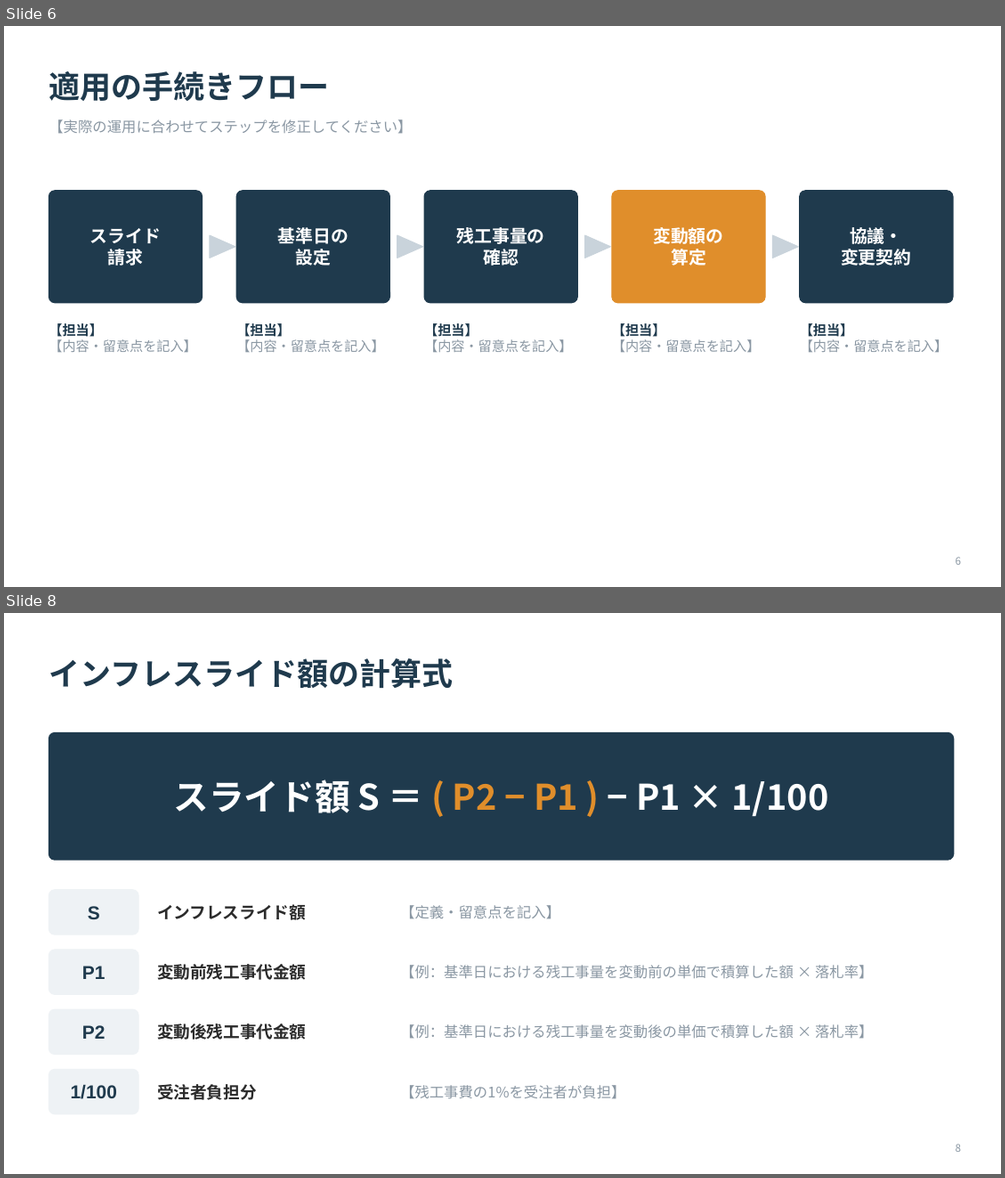
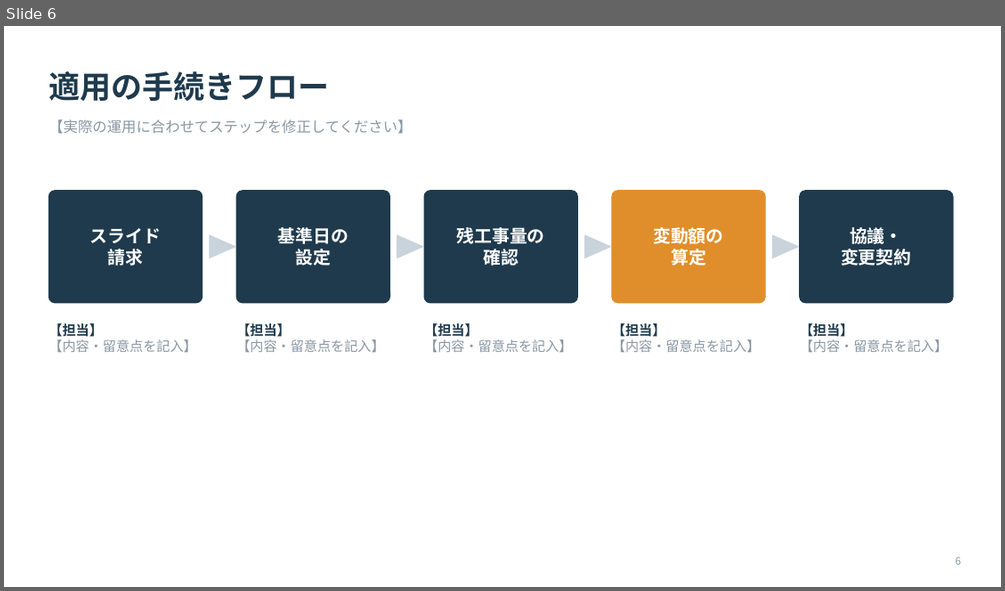
Before and after one commit to maedaatsushi5908-design/work, a slide deck: presentations/inflation_slide_template.pptx. Shown one above the other, each under a label of ours: slides 6 and 8 before the commit, slide 6 after it; the slides between them are not shown. The pictures are 1005x1178 and 1005x591 pixels, drawn with LibreOffice and Linux fonts; fonts in the diff are those of the drawing. Boxes give left, top, right and bottom in pixels: in the first picture for what was removed or moved away, otherwise in the second. Text is boxed around its words. In the diff, an @@ line names an element or a change of style, - is before the commit and + after.

```diff
--- a/presentations/inflation_slide_template.pptx
+++ b/presentations/inflation_slide_template.pptx
@@ slide 8 removed at (4, 613, 1001, 1174), background #FFFFFF @@
@@ text removed at (48, 658, 453, 688) @@
-インフレスライド額の計算式
@@ rounded rectangle removed at (48, 732, 954, 860) @@
@@ text removed at (174, 779, 829, 816) @@
-スライド額 S ＝ ( P2 − P1 ) − P1 × 1/100
@@ rounded rectangle removed at (48, 890, 138, 934) @@
@@ text removed at (88, 906, 100, 919) @@
-S
@@ text removed at (157, 904, 306, 920) @@
-インフレスライド額
@@ text removed at (400, 905, 560, 919) @@
-【定義・留意点を記入】
@@ rounded rectangle removed at (48, 949, 138, 995) @@
@@ text removed at (82, 965, 105, 979) @@
-P1
@@ text removed at (157, 964, 306, 980) @@
-変動前残工事代金額
@@ text removed at (400, 965, 873, 979) @@
-【例：基準日における残工事量を変動前の単価で積算した額 × 落札率】
@@ rounded rectangle removed at (48, 1009, 138, 1054) @@
@@ text removed at (82, 1025, 105, 1038) @@
-P2
@@ text removed at (157, 1023, 306, 1039) @@
-変動後残工事代金額
@@ text removed at (400, 1024, 873, 1038) @@
-【例：基準日における残工事量を変動後の単価で積算した額 × 落札率】
@@ rounded rectangle removed at (48, 1070, 138, 1114) @@
@@ text removed at (71, 1084, 118, 1099) @@
-1/100
@@ text removed at (157, 1084, 257, 1100) @@
-受注者負担分
@@ text removed at (400, 1085, 625, 1099) @@
-【残工事費の1%を受注者が負担】
@@ text removed at (955, 1143, 961, 1151) @@
-8
```
Also in this commit, not shown: 10 slides changed, 2 slides added, 3 other slides removed, 1 other file.
